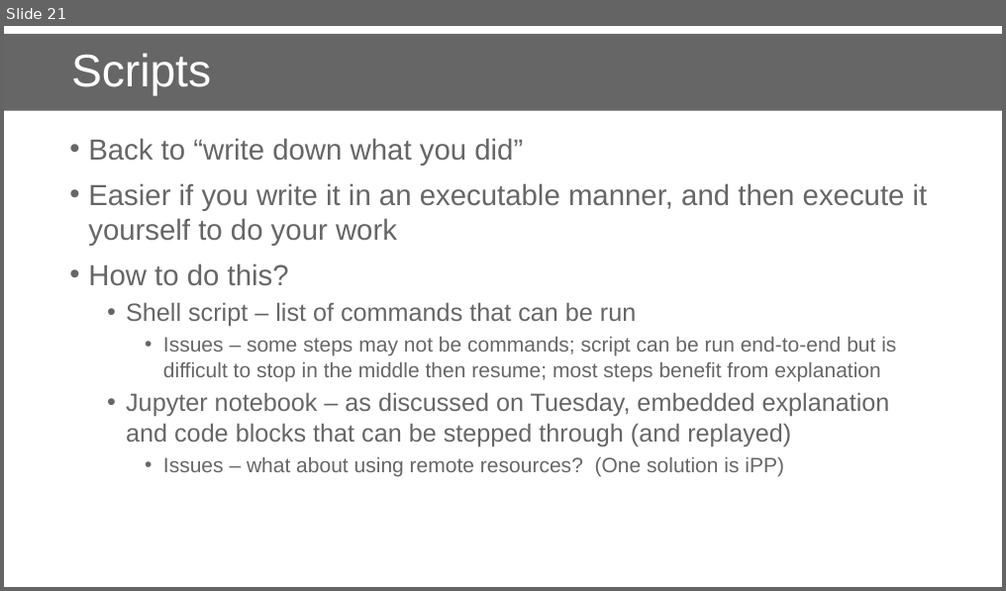
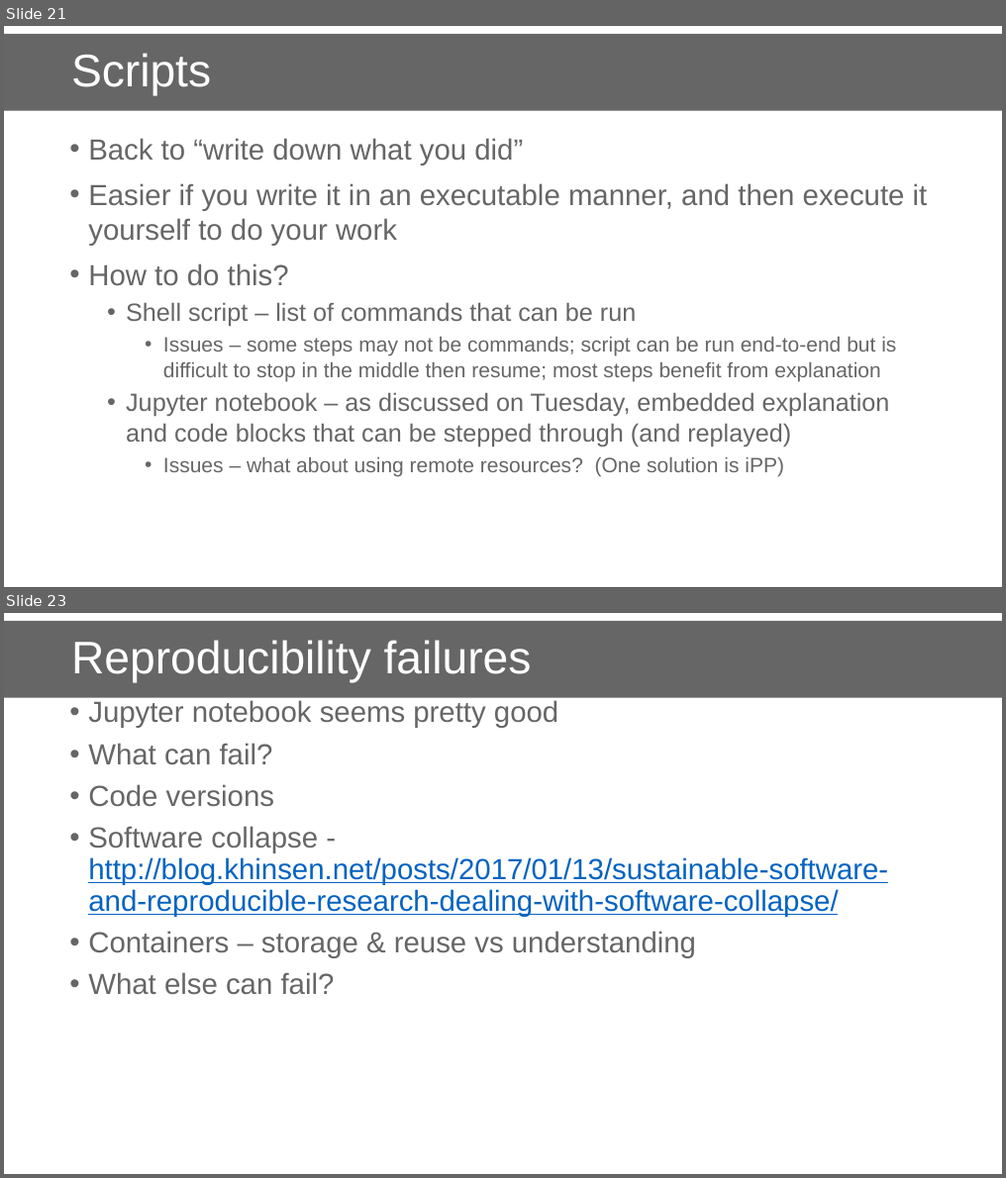
Before and after one commit to danielskatz/repro-fdtd1d, a slide deck: comp-repro.pptx. Shown one above the other, each under a label of ours: slide 21 before the commit, slides 21 and 23 after it; the slides between them are not shown. The pictures are 1006x591 and 1006x1178 pixels, drawn with LibreOffice and Linux fonts; fonts in the diff are those of the drawing; background and template pictures are left out. Boxes give left, top, right and bottom in pixels: in the first picture for what was removed or moved away, otherwise in the second. Text is boxed around its words. In the diff, an @@ line names an element or a change of style, - is before the commit and + after.

```diff
--- a/comp-repro.pptx
+++ b/comp-repro.pptx
@@ slide 23 added at (4,613,1002,1174), background picture (left out) @@
@@ title added at (4,621,1002,697), fill #666666, 44 pt, text #FFFFFF @@
+Reproducibility failures
@@ text added at (88,700,888,994), 28 pt, text #666666 @@
+• Jupyter notebook seems pretty good
+• What can fail?
+• Code versions
+• Software collapse - http://blog.khinsen.net/posts/2017/01/13/sustainable-software-and-reproducible-research-dealing-with-software-collapse/
+• Containers – storage & reuse vs understanding
+• What else can fail?
```
Also in this commit, not shown: 3 slides changed, 1 other slide added, 1 slide removed.
